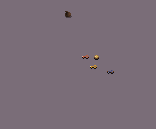
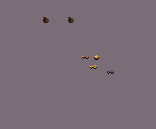
Layers edited between the first and the second 156 × 129 image:
added layer "EmptySack.png" above "Sack.png" over [43, 17, 49, 23]
painted on "Sack.png" over [65, 11, 74, 23]
